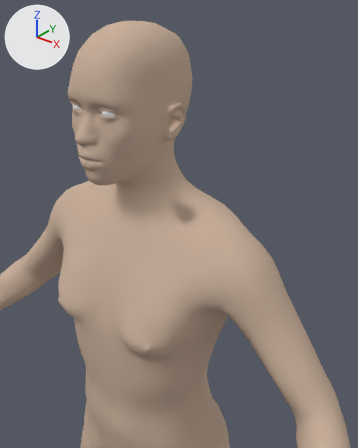
What one commit did to the Blender file kinects2.blend.
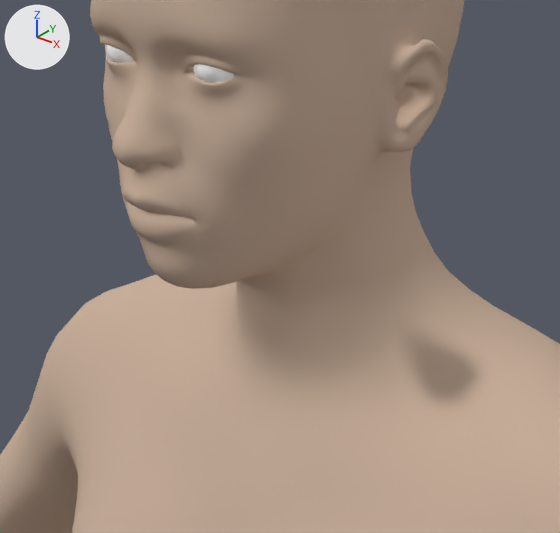
Each version is shown from a camera (50 mm lens) standing at (5.06, -5.76, 17.06) and looking at (1.3, -1.06, 14.14), then close up on the part from 11% to 62% of the width and 20% to 59% of the height. The lights are fixed; the arrows at upper left show +X, +Y and +Z.

Script lines for the objects in view, before the commit:
```python
me_default_no_toes_body = bpy.data.meshes.new('Default_no_toes:Body')
me_default_no_toes_body.from_pydata(...)  # 13380 vertices, 13378 faces; spans x -5.3..5.3, y -3.3..1.0, z 0.0..16.6
me_default_no_toes_body.polygons.foreach_set('use_smooth', [True] * 13378)
me_default_no_toes_body.materials.append(mat_default_no_toes_body_defaultskin)  # beige #cab19d
me_default_no_toes_high_poly = bpy.data.meshes.new('Default_no_toes:High-poly')
me_default_no_toes_high_poly.from_pydata(...)  # 1064 vertices, 1020 faces; spans x -0.444..0.444, y -1.345..-1.112, z 15.39..15.688
me_default_no_toes_high_poly.polygons.foreach_set('use_smooth', [True] * 1020)
me_default_no_toes_high_poly.materials.append(mat_default_no_toes_high_poly_eye_brown)  # its picture is missing
ob_default_no_toes_body = bpy.data.objects.new('Default_no_toes:Body', me_default_no_toes_body)
ob_default_no_toes_body.location = (0.0, 0.0, 0.0)
ob_default_no_toes_high_poly = bpy.data.objects.new('Default_no_toes:High-poly', me_default_no_toes_high_poly)
ob_default_no_toes_high_poly.location = (0.0, 0.0, 0.0)
```
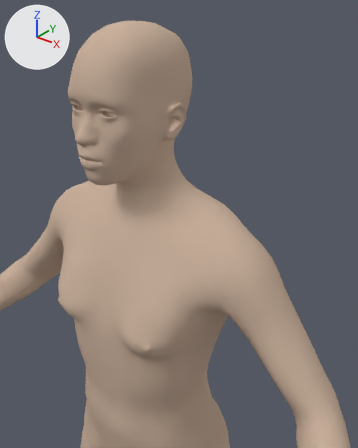
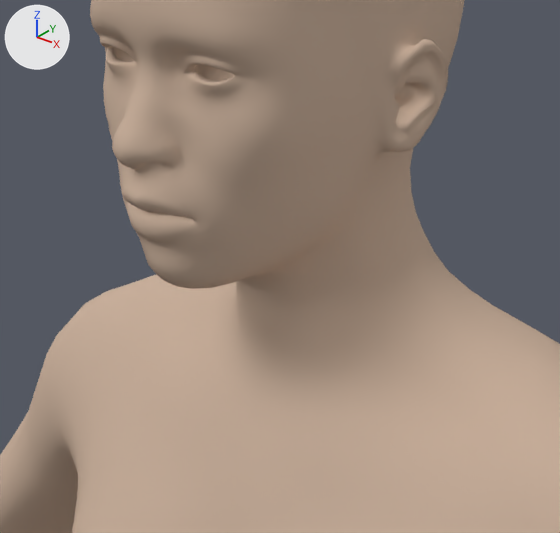
Pixel boxes [x1, y1, x2, y2] of what changed, in the close-ups (560 x 533 px):
'Default_no_toes:High-poly', deleted
    before: [105, 45, 234, 82]

The edits, one by one:
Object 'Default_no_toes:High-poly' (ob_default_no_toes_high_poly) is deleted.
